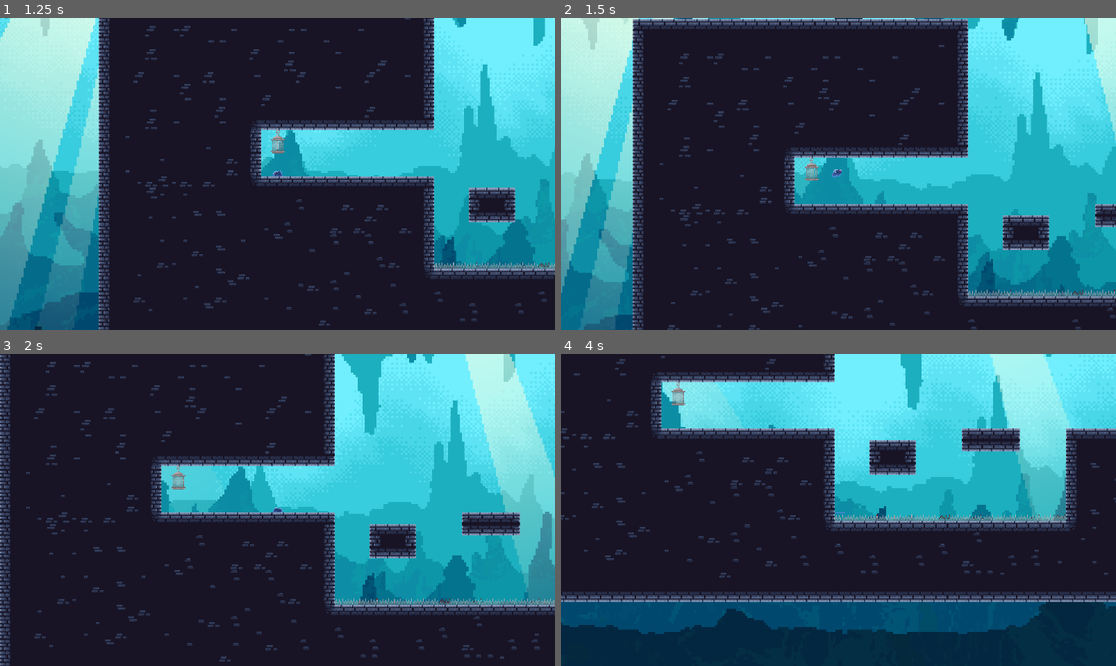
Above: before the commit, frames 1-4 (two rows, left to right).
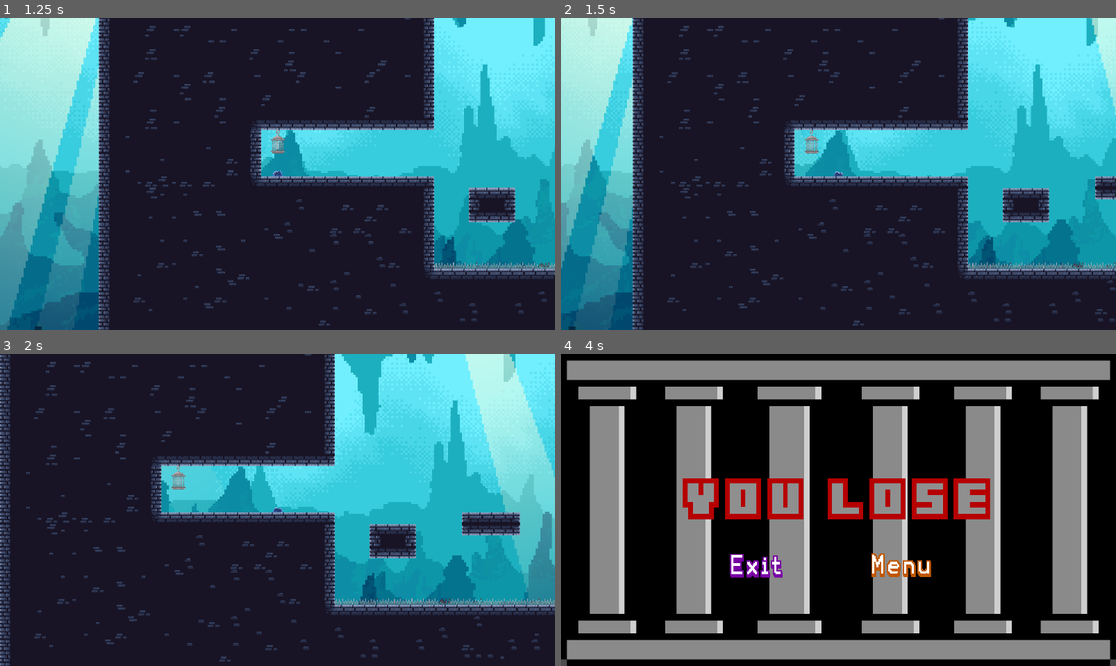
Above: after the commit, the same moments.

Repository: sirBruh/Main-Game
Game: Godot game, scene res://Scenes/menu.tscn
Two runs of this game, one before a commit and one after it. Both use one fixed random seed, a clock stepped at 60 frames per second and the inputs below.
Inputs (mouse positions are in pixels of both pictures, inside the frame that each line leads up to):
- Up to frame 1 (1.25 s): click (277, 139) at 0.5 s
- Up to frame 2 (1.5 s): move the mouse to (960, 158) at 1.27 s; hold D (walk_right) from 1.28 s (still down); tap W (jump) at 1.35 s
- Up to frame 3 (2 s): keep holding D (walk_right); tap W (jump) at 1.52, 1.82 s
- Up to frame 4 (4 s): move the mouse to (727, 525) at 2.02 s; click (727, 525) at 2.1 s; tap W (jump) at 2.27, 2.3, 2.57, 2.85, 3.77, 3.8 s; move the mouse to (894, 441) at 2.77 s; release D (walk_right) at 2.78 s; hold A (walk_left) 2.78-3.53 s; move the mouse to (810, 572) at 3.52 s; hold D (walk_right) from 3.53 s (still down); click (810, 572) at 3.6 s

Frame 1 is identical in both runs. In frame 2, 26% of the frame differs, in the area x 0-100%, y 0-100%; in frame 3, 0.1%; in frame 4, 100%.

Commit message:
reverted

Diff:
--- a/Scenes/Player.gd
+++ b/Scenes/Player.gd
@@ -54,7 +54,7 @@
 		elif velocity.x == 0 and is_on_floor():
 			sprite.play("idle")
 	#here is the code for jumping
-		if Input.is_action_just_pressed("jump") and is_on_floor():
+		if velocity.y > 0 and is_on_floor():
 			velocity.y = jump_velocity
 			sprite.play("jump")
 		move_and_slide()
--- a/Scenes/Player.tscn
+++ b/Scenes/Player.tscn
@@ -156,7 +156,7 @@
 sprite_frames = SubResource("SpriteFrames_qdtyl")
 animation = &"run"
 autoplay = "idle"
-frame_progress = 0.351799
+frame_progress = 0.103187
 
 [node name="CollisionShape2D" type="CollisionShape2D" parent="."]
 position = Vector2(1, 1)
